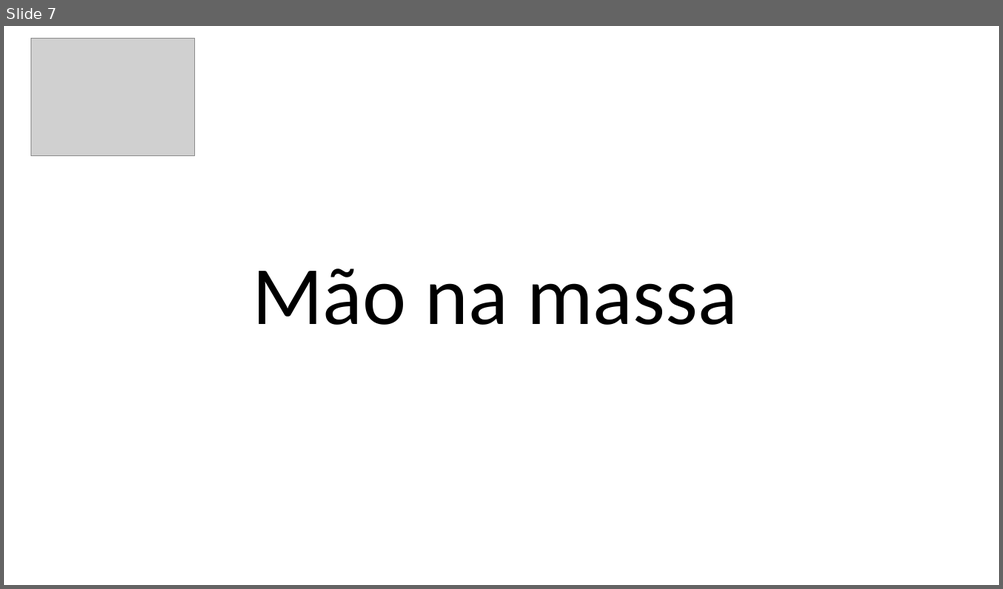
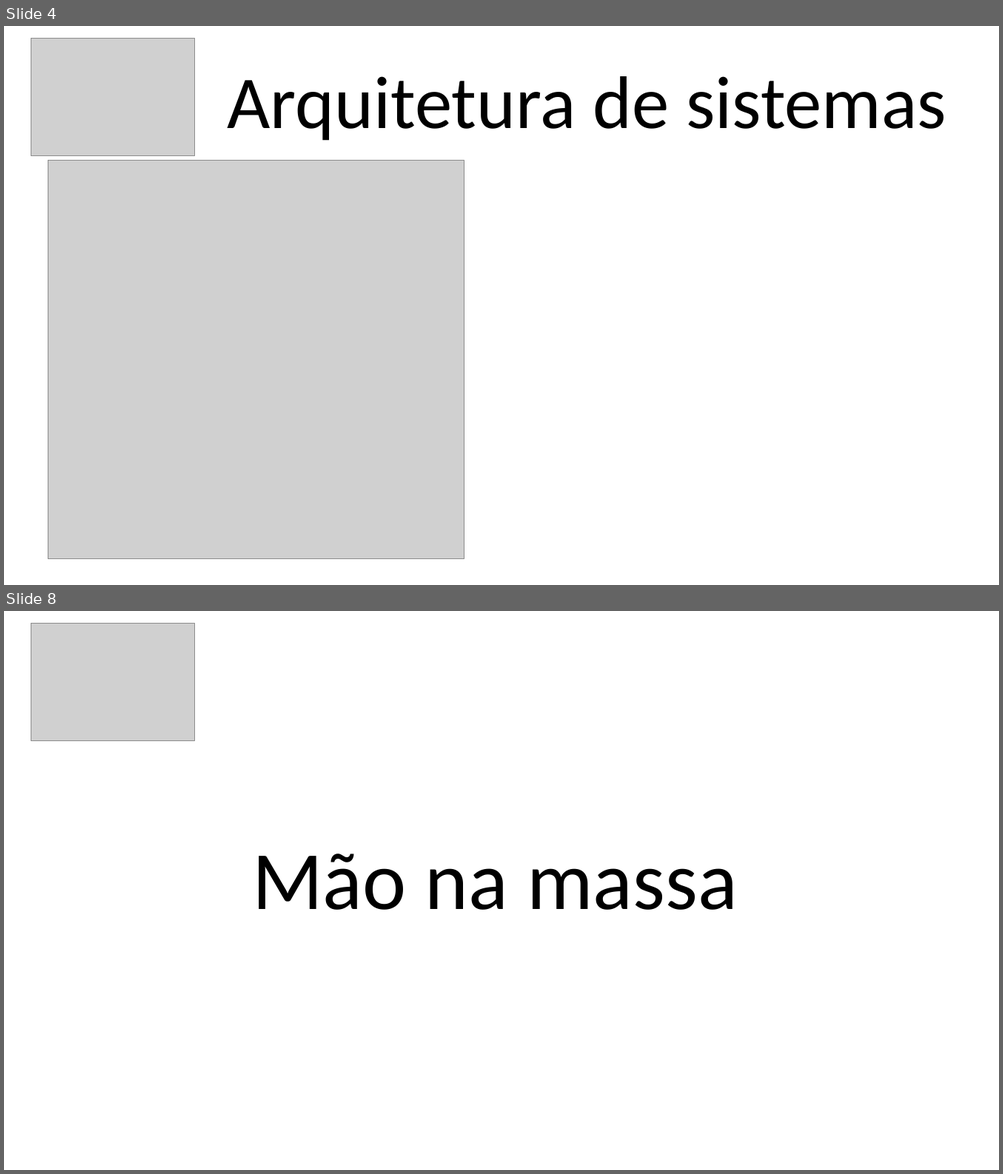
Before and after one commit to jslsolucoes/training, a slide deck: presentation/design-systems/datetime/datetime.pptx. Shown one above the other, each under a label of ours: slide 7 before the commit, slides 4 and 8 after it; the slides between them are not shown. The pictures are 1003x589 and 1003x1174 pixels, drawn with LibreOffice and Linux fonts; fonts in the diff are those of the drawing; grey boxes stand for pictures. Boxes give left, top, right and bottom in pixels: in the first picture for what was removed or moved away, otherwise in the second. Text is boxed around its words. In the diff, an @@ line names an element or a change of style, - is before the commit and + after.

```diff
--- a/presentation/design-systems/datetime/datetime.pptx
+++ b/presentation/design-systems/datetime/datetime.pptx
@@ slide 4 added at (4,26,999,585), background #FFFFFF @@
@@ picture added at (31,39,194,156) @@
@@ title added at (227,76,946,141), 72 pt, text #000000 @@
+Arquitetura de sistemas
@@ picture added at (48,160,464,560) @@
@@ what was slide 7 is now slide 8 @@
```
Also in this commit, not shown: 5 slides changed, 1 other slide added, 1 slide removed, 3 other files.
